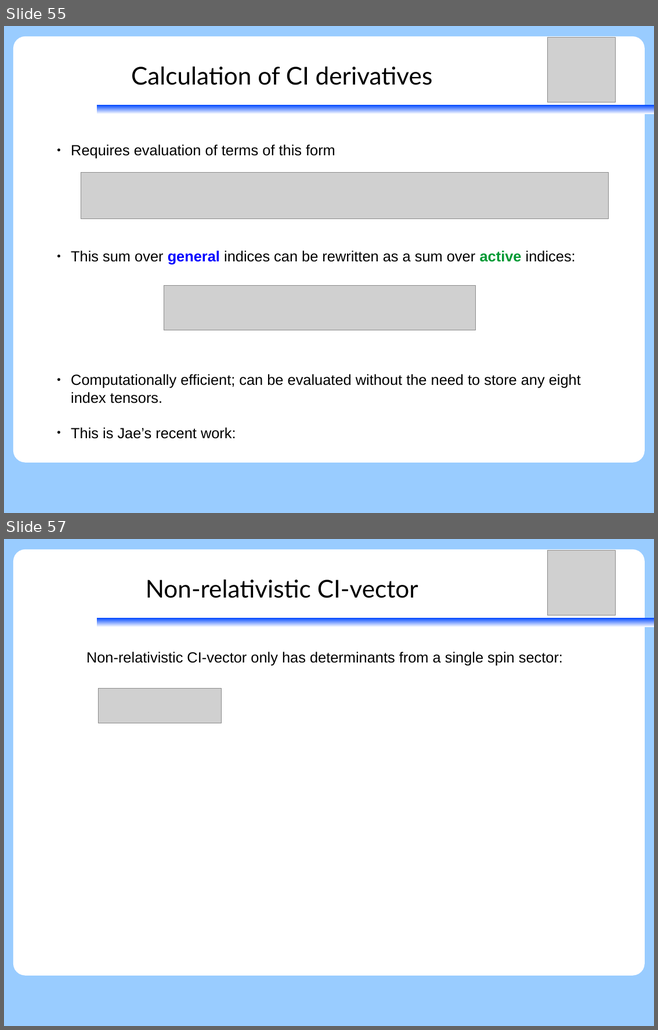
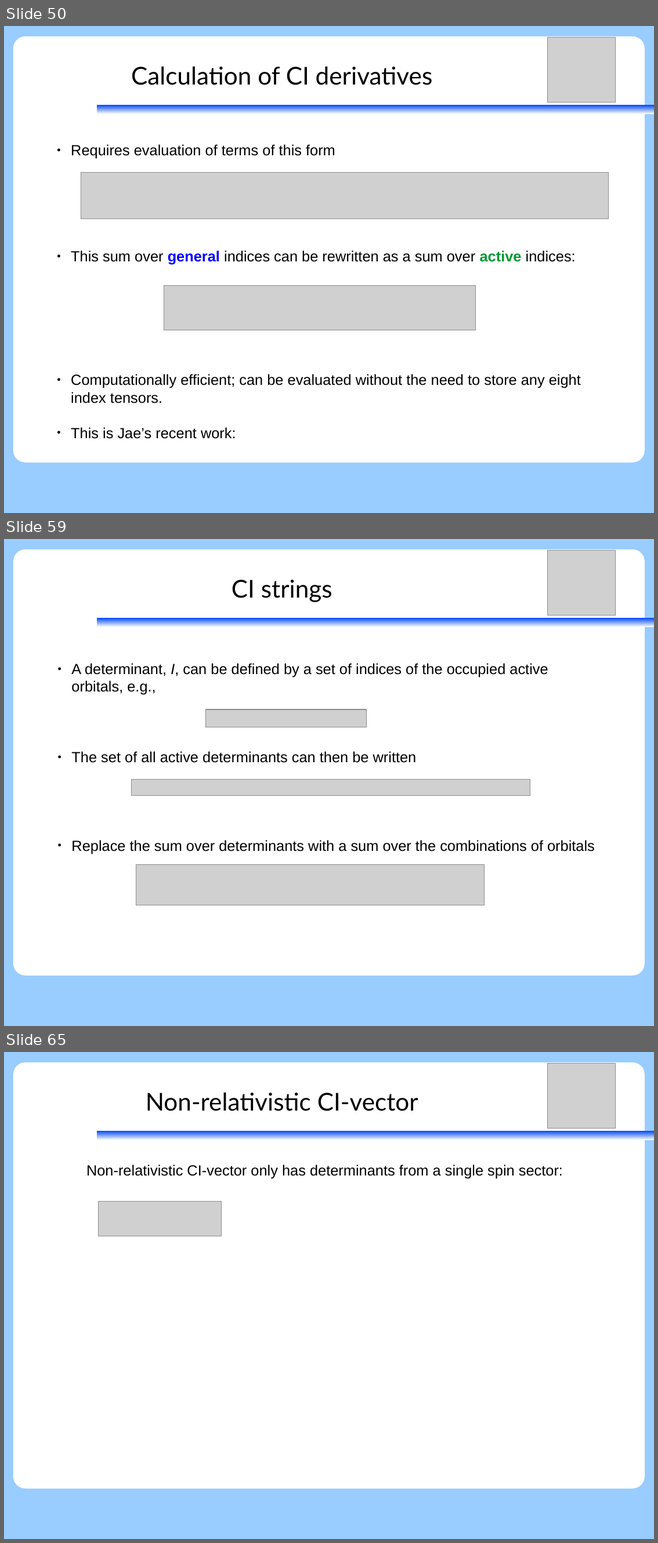
Before and after one commit to peterjohncherry/Presentations-etc, a slide deck: SGROUP_28062017/28062017_peter_relxms-caspt2-ci_seperation.odp. Shown one above the other, each under a label of ours: slides 55 and 57 before the commit, slides 50, 59 and 65 after it; the slides between them are not shown. The pictures are 658x1030 and 658x1543 pixels, drawn with LibreOffice and Linux fonts; fonts in the diff are those of the drawing; grey boxes stand for pictures. Boxes give left, top, right and bottom in pixels: in the first picture for what was removed or moved away, otherwise in the second. Text is boxed around its words. In the diff, an @@ line names an element or a change of style, - is before the commit and + after.

```diff
--- a/SGROUP_28062017/28062017_peter_relxms-caspt2-ci_seperation.odp
+++ b/SGROUP_28062017/28062017_peter_relxms-caspt2-ci_seperation.odp
@@ slide 59 added at (4,539,654,1026), background #99CCFF; not listed: 2 template elements that a slide beside it also shows @@
@@ picture added at (547,550,615,615) @@
@@ title added at (231,580,332,602), 30 pt, text #000000 @@
+CI strings
@@ text added at (71,663,594,854), 18 pt, text #000000 @@
+● A determinant, I, can be defined by a set of indices of the occupied active orbitals, e.g.,
+● The set of all active determinants can then be written
+● Replace the sum over determinants with a sum over the combinations of orbitals
@@ picture added at (206,710,366,727) @@
@@ picture added at (132,780,530,796) @@
@@ picture added at (136,865,484,906) @@
@@ what was slide 55 is now slide 50 @@
@@ what was slide 57 is now slide 65 @@
```
Also in this commit, not shown: 10 slides changed, 9 other slides added, 3 slides removed, 1 other file.
